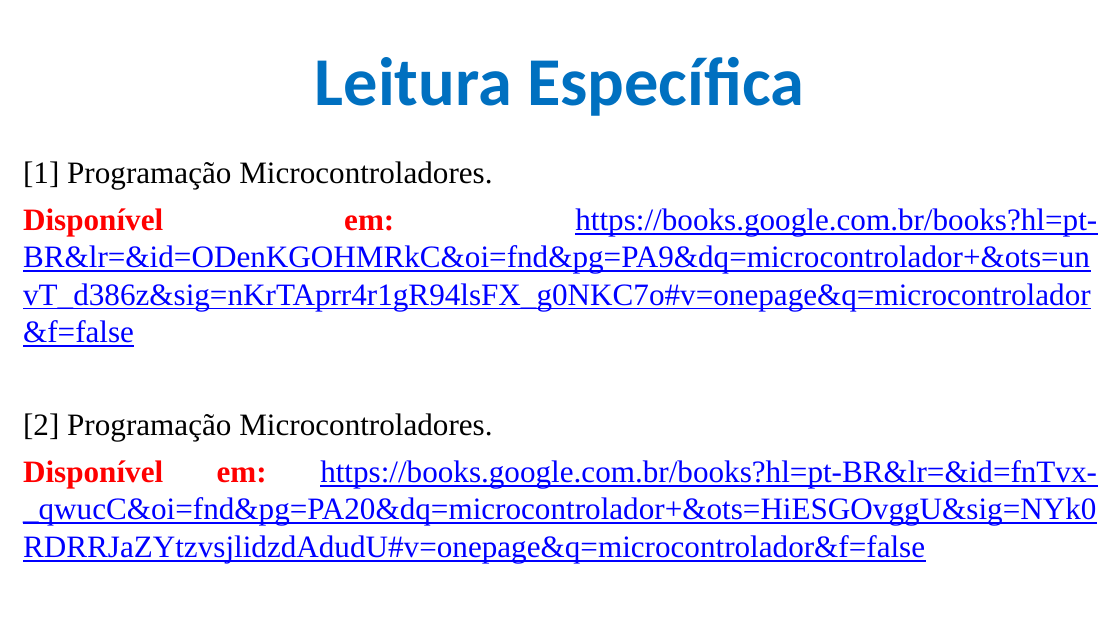
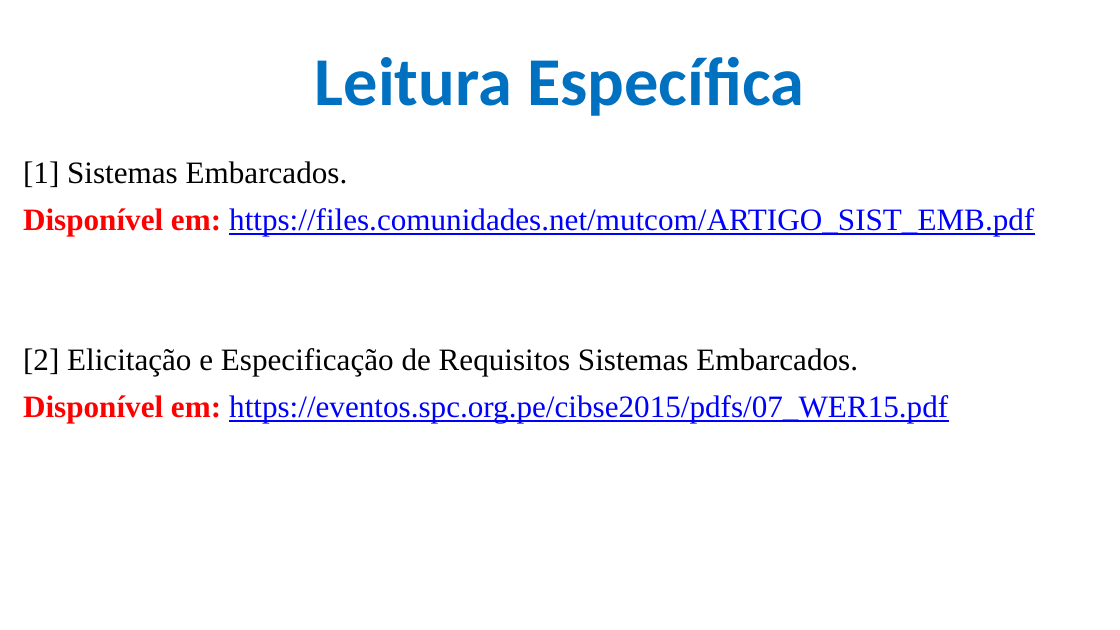
Before and after one commit to CloudEducationBrazil/WydenArea1ProgramacaoMicrocontroladores, a slide deck: slide 30 of 01 Classes/Aula 02 - Programação Microcontroladores.pptx (slide 14 before the commit). Drawn at 1120x630 pixels with LibreOffice and Linux fonts; fonts in the diff are those of the drawing; background and template pictures are left out. Boxes give left, top, right and bottom in pixels: in the first picture for what was removed or moved away, otherwise in the second. Text is boxed around its words. In the diff, an @@ line names an element or a change of style, - is before the commit and + after.

Commit message:
aula 02 microcontroladores 15032023

```diff
--- a/01 Classes/Aula 02 - Programação Microcontroladores.pptx
+++ b/01 Classes/Aula 02 - Programação Microcontroladores.pptx
@@ text at [23,161,1034,422]: text changed @@
-[1] Programação Microcontroladores.
-Disponível em: https://books.google.com.br/books?hl=pt-BR&lr=&id=ODenKGOHMRkC&oi=fnd&pg=PA9&dq=microcontrolador+&ots=unvT_d386z&sig=nKrTAprr4r1gR94lsFX_g0NKC7o#v=onepage&q=microcontrolador&f=false
-[2] Programação Microcontroladores.
-Disponível em: https://books.google.com.br/books?hl=pt-BR&lr=&id=fnTvx-_qwucC&oi=fnd&pg=PA20&dq=microcontrolador+&ots=HiESGOvggU&sig=NYk0RDRRJaZYtzvsjlidzdAdudU#v=onepage&q=microcontrolador&f=false
+[1] Sistemas Embarcados.
+Disponível em: https://files.comunidades.net/mutcom/ARTIGO_SIST_EMB.pdf
+[2] Elicitação e Especificação de Requisitos Sistemas Embarcados.
+Disponível em: https://eventos.spc.org.pe/cibse2015/pdfs/07_WER15.pdf
```
Also in this commit, not shown: 7 other slides changed, 17 slides added, 1 slide removed, 3 other files.
